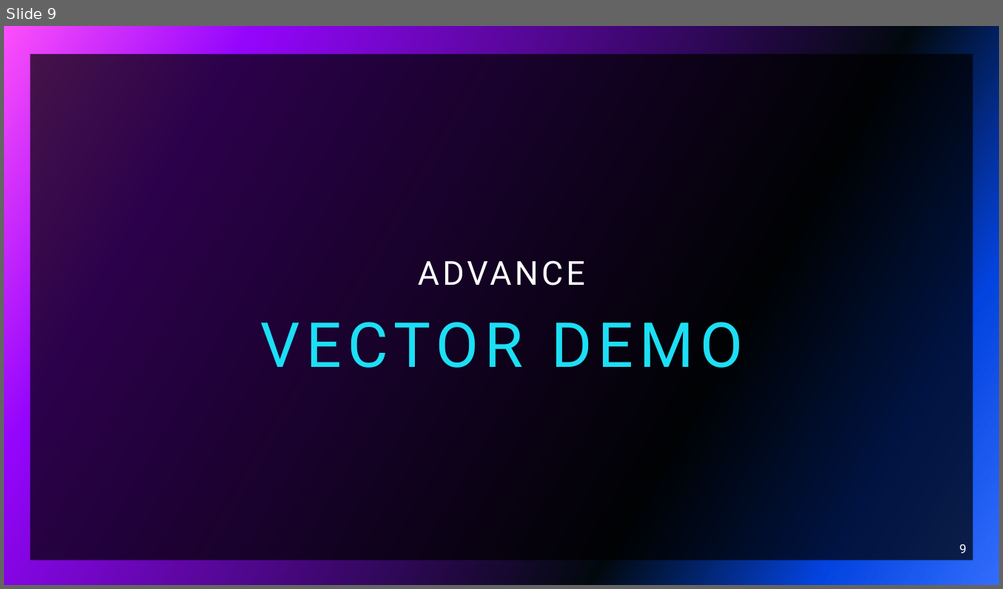
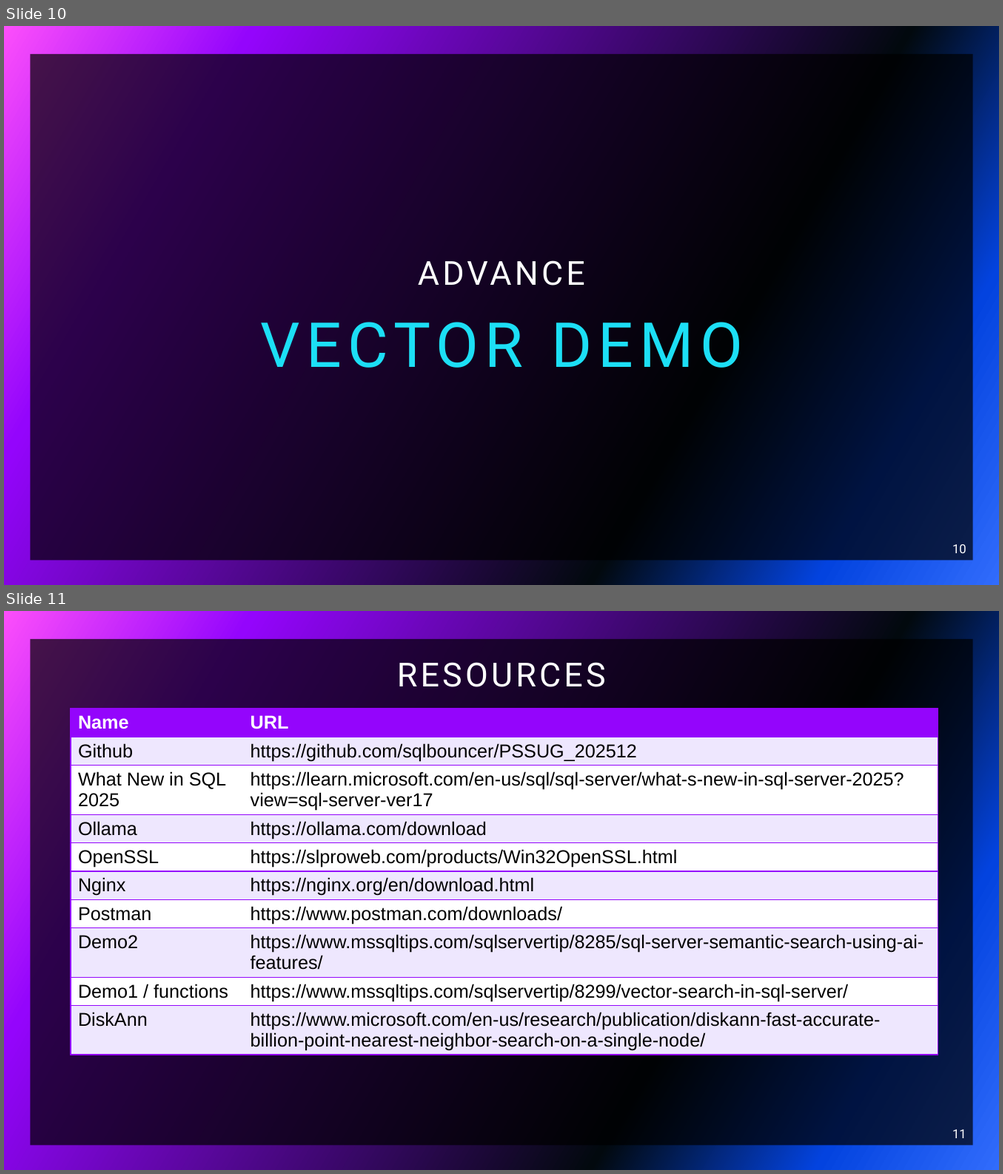
Before and after one commit to sqlbouncer/PSSUG_202512, a slide deck: PSSUG_202511.pptx. Shown one above the other, each under a label of ours: slide 9 before the commit, slides 10 and 11 after it. The pictures are 1003x589 and 1003x1174 pixels, drawn with LibreOffice and Linux fonts; fonts in the diff are those of the drawing. Boxes give left, top, right and bottom in pixels: in the first picture for what was removed or moved away, otherwise in the second. Text is boxed around its words. In the diff, an @@ line names an element or a change of style, - is before the commit and + after.

Commit message:
Update PSSUG_202511.pptx
more updates to slides

```diff
--- a/PSSUG_202511.pptx
+++ b/PSSUG_202511.pptx
@@ slide 11 added at bbox=[4, 611, 999, 1170], background gradient #316CFC to #0343DF to #02090E to #9405FC to #FC4EFB; not listed: 1 template element that a slide beside it also shows @@
@@ title added at bbox=[397, 662, 606, 687], 32 pt, text #FFFFFF @@
+RESOURCES
@@ table added at bbox=[71, 709, 938, 1074], 10 rows, 2 columns @@
+Name | URL
+Github | https://github.com/sqlbouncer/PSSUG_202512
+What New in SQL 2025 | https://learn.microsoft.com/en-us/sql/sql-server/what-s-new-in-sql-server-2025?view=sql-server-ver17
+Ollama | https://ollama.com/download
+OpenSSL | https://slproweb.com/products/Win32OpenSSL.html
+Nginx | https://nginx.org/en/download.html
+Postman | https://www.postman.com/downloads/
+Demo2 | https://www.mssqltips.com/sqlservertip/8285/sql-server-semantic-search-using-ai-features/
+Demo1 / functions | https://www.mssqltips.com/sqlservertip/8299/vector-search-in-sql-server/
+DiskAnn | https://www.microsoft.com/en-us/research/publication/diskann-fast-accurate-billion-point-nearest-neighbor-search-on-a-single-node/
@@ page number added at bbox=[952, 1130, 966, 1139], 12 pt, text #FFFFFF @@
+11
@@ what was slide 9 is now slide 10 @@
@@ page number at bbox=[952, 545, 966, 554]: text changed @@
-9
+10
```
Also in this commit, not shown: 1 slide changed, 1 other slide added, 9 slides removed.
